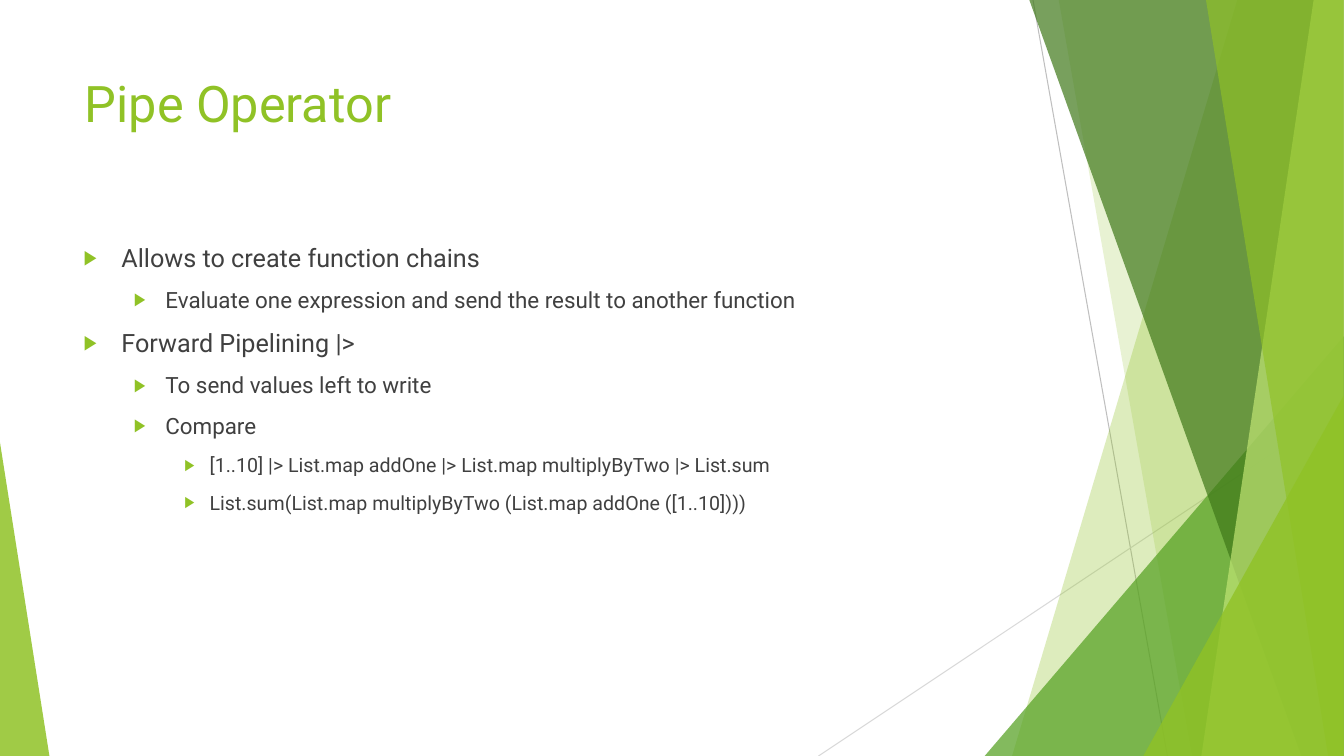
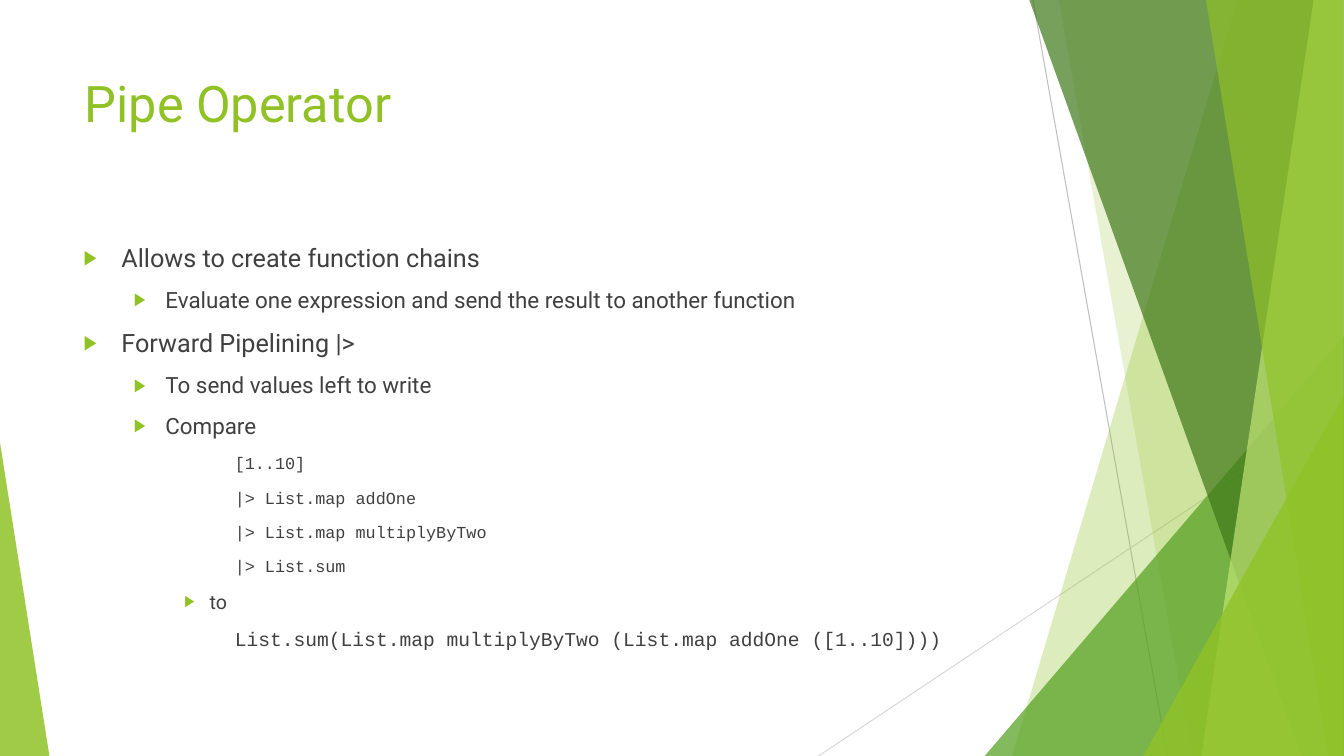
Before and after one commit to danielepo/F-Bootcamp, a slide deck: slide 63 of Presentation/Functional Programming with FSharp.pptx (slide 64 before the commit). Drawn at 1344x756 pixels with LibreOffice and Linux fonts; fonts in the diff are those of the drawing. Boxes give left, top, right and bottom in pixels: in the first picture for what was removed or moved away, otherwise in the second. Text is boxed around its words. In the diff, an @@ line names an element or a change of style, - is before the commit and + after.

```diff
--- a/Presentation/Functional Programming with FSharp.pptx
+++ b/Presentation/Functional Programming with FSharp.pptx
@@ text at (210, 457, 487, 609): text changed; size 14 to 12 pt; font Roboto to Courier New @@
-    ▶ [1..10] |> List.map addOne |> List.map multiplyByTwo |> List.sum
+      [1..10]
+      |> List.map addOne
+      |> List.map multiplyByTwo
+      |> List.sum
+    ▶ to
@@ text at (235, 633, 941, 650): font Roboto to Courier New in "List.sum(List.map multiplyByTwo (List.map addOne ([1..10])))"; bullet ▶ to none @@
```
Also in this commit, not shown: 23 other slides changed, 1 slide removed.
